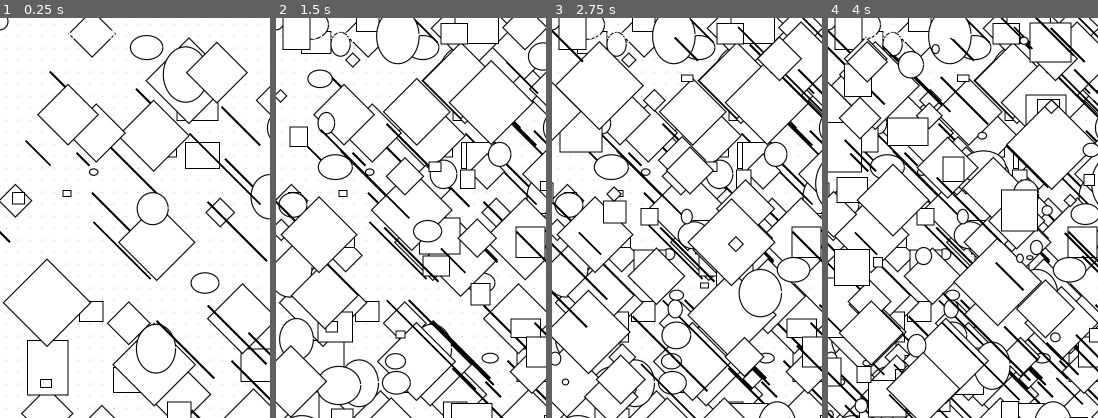
Above: before the commit, frames 1-4 (left to right).
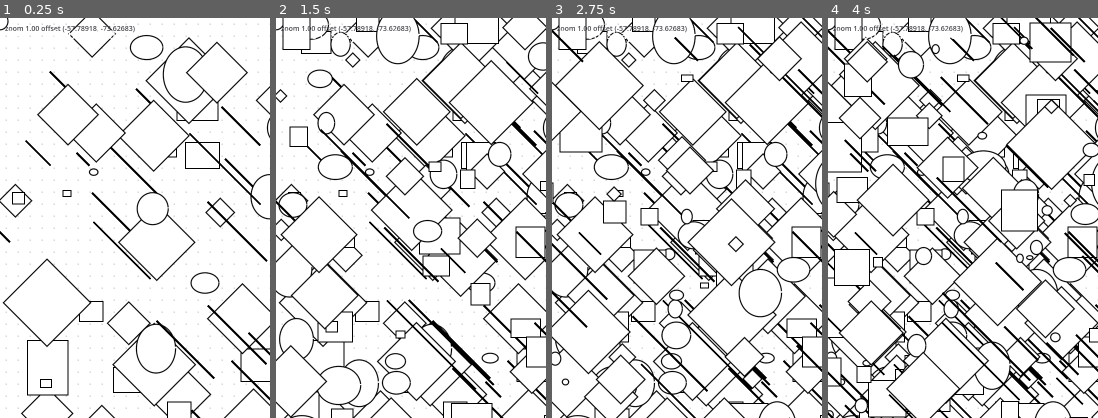
Above: after the commit, the same moments.

Repository: apexmiguel9-hub/vektra
Game: Godot game, scene res://stress/stress_scene.tscn
Same seed, same stepped clock (60 frames per second), same inputs: the game is played once before the commit and once after it. This scene is started directly instead of the project's main scene.
Inputs (mouse positions are % of the whole screen's width and height, from its top left):
- Up to frame 1 (0.25 s): no input
- Up to frame 2 (1.5 s): tap Enter at 0.5 s; move the mouse to (45, 70) at 0.52 s; click (45, 70) at 0.67 s; tap Space at 1.25 s; drag from (80, 65) to (45, 70) at 1.27 s
- Up to frame 3 (2.75 s): tap Enter at 2 s; move the mouse to (20, 35) at 2.02 s; click (20, 35) at 2.17 s
- Up to frame 4 (4 s): tap Space at 2.75 s; drag from (55, 50) to (20, 35) at 2.77 s; tap Enter at 3.5 s; move the mouse to (35, 25) at 3.52 s; click (35, 25) at 3.67 s
The pictures show only the part of the screen within x 0-50%, y 0-50%; the shares and areas given below are measured in that part.

The runs differ from the first frame. In frame 1, 0.4% of the frame differs, in the area x 1-50%, y 1-4%; in frame 2, 0.4%; in frame 3, 0.4%; in frame 4, 0.4%.

Commit message:
Canvas: HUD debug de zoom/offset en pantalla

Diff:
--- a/shell/canvas_view.gd
+++ b/shell/canvas_view.gd
@@ -51,6 +51,12 @@
 	for s in document.shapes:
 		_draw_shape(s, content)
 	draw_set_transform_matrix(Transform2D.IDENTITY)
+	_draw_hud()
+
+
+func _draw_hud() -> void:
+	var zoom_text := "zoom %s offset %s" % [str(_zoom).pad_decimals(2), str(_content_offset)]
+	draw_string(ThemeDB.fallback_font, Vector2(10, 26), zoom_text, HORIZONTAL_ALIGNMENT_LEFT, -1.0, 14, Color(0.28, 0.28, 0.30))
 
 
 func _draw_background() -> void:
